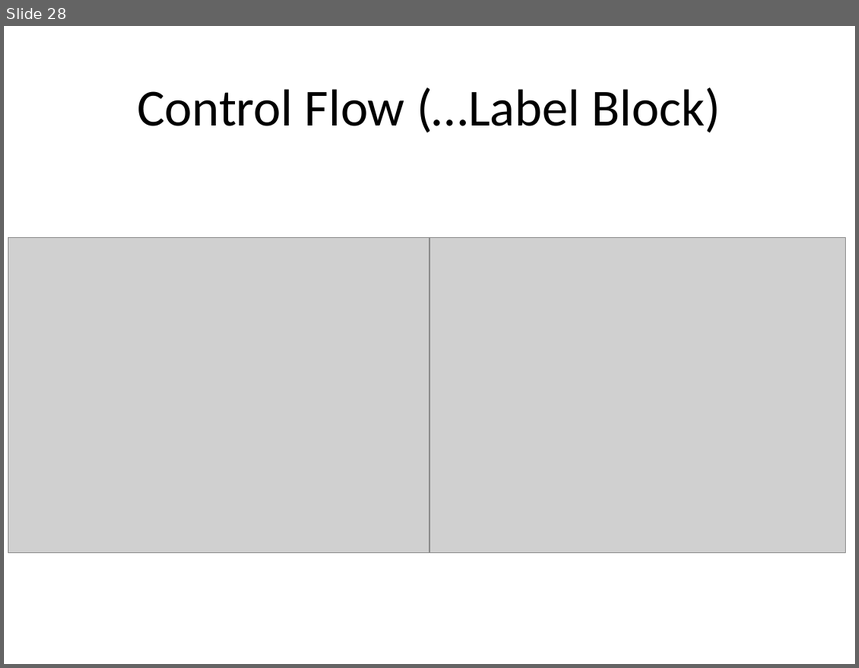
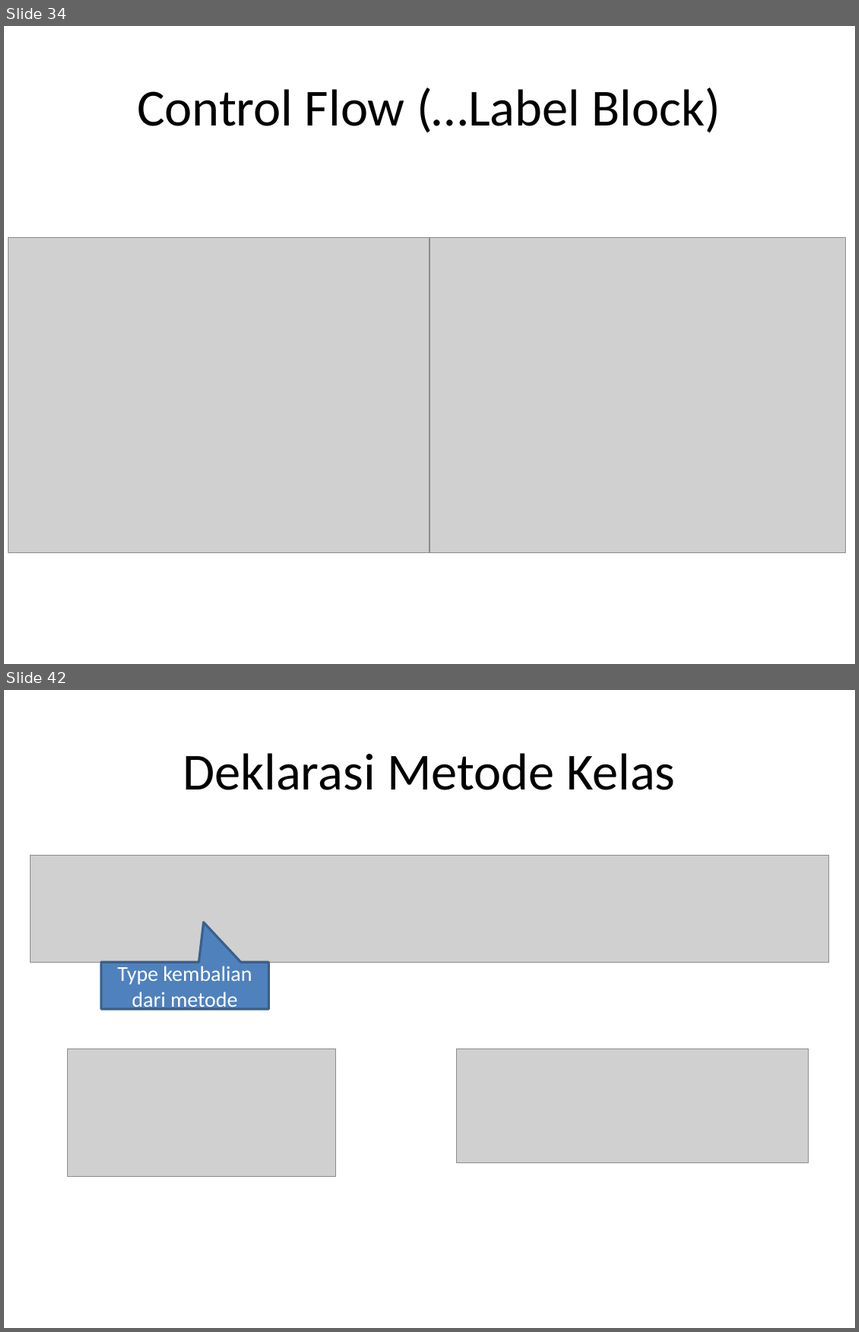
Before and after one commit to milhcbt/oot-aide, a slide deck: src/main/resources/Dasar-Dasar Pemograman Java.pptx. Shown one above the other, each under a label of ours: slide 28 before the commit, slides 34 and 42 after it; the slides between them are not shown. The pictures are 859x668 and 859x1332 pixels, drawn with LibreOffice and Linux fonts; fonts in the diff are those of the drawing; grey boxes stand for pictures. Boxes give left, top, right and bottom in pixels: in the first picture for what was removed or moved away, otherwise in the second. Text is boxed around its words. In the diff, an @@ line names an element or a change of style, - is before the commit and + after.

```diff
--- a/src/main/resources/Dasar-Dasar Pemograman Java.pptx
+++ b/src/main/resources/Dasar-Dasar Pemograman Java.pptx
@@ slide 42 added at (4,690,855,1328), background #FFFFFF @@
@@ title added at (183,753,676,790), 44 pt, text #000000 @@
+Deklarasi Metode Kelas
@@ picture added at (31,855,829,962) @@
@@ speech box added at (101,962,268,1009), fill #4F81BD, outline #3A5F8C 2 pt, 18 pt, text #FFFFFF @@
+Type kembalian dari metode
@@ picture added at (68,1049,336,1177) @@
@@ picture added at (456,1049,808,1163) @@
@@ what was slide 28 is now slide 34 @@
```
Also in this commit, not shown: 3 slides changed, 11 other slides added.
